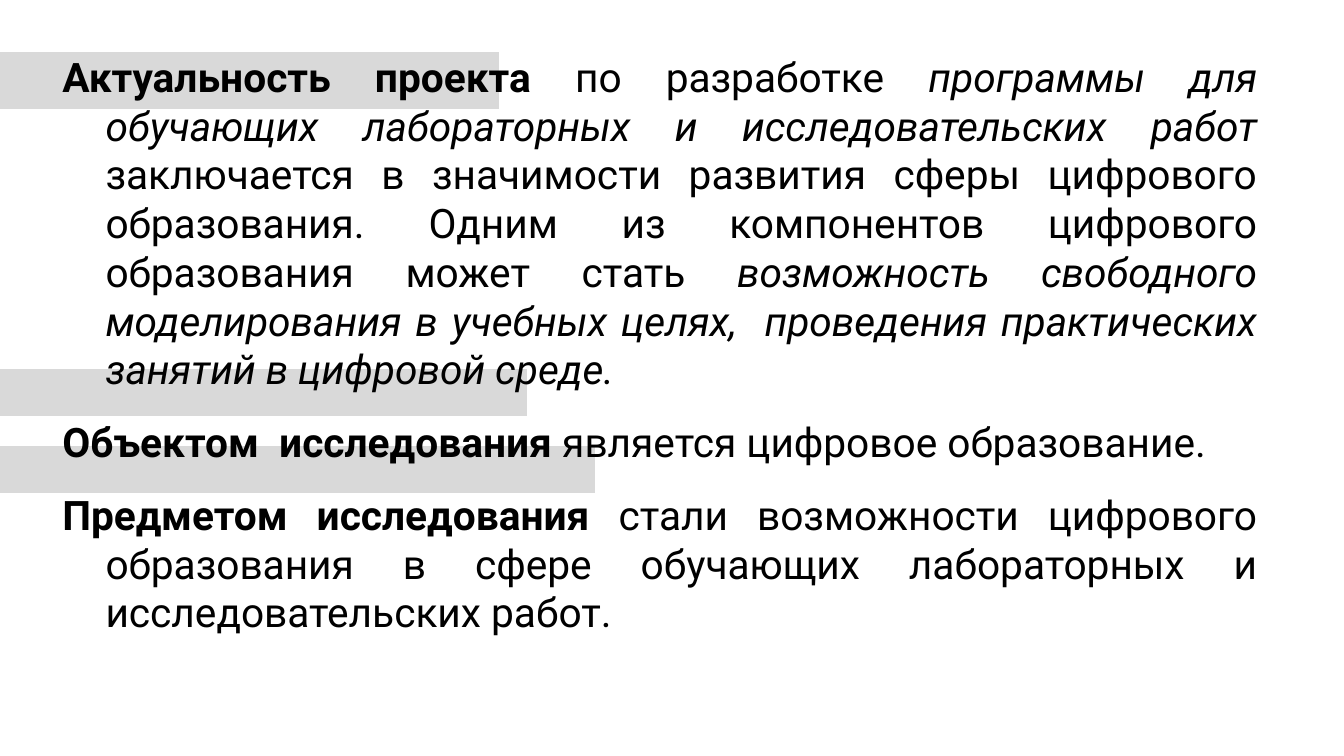
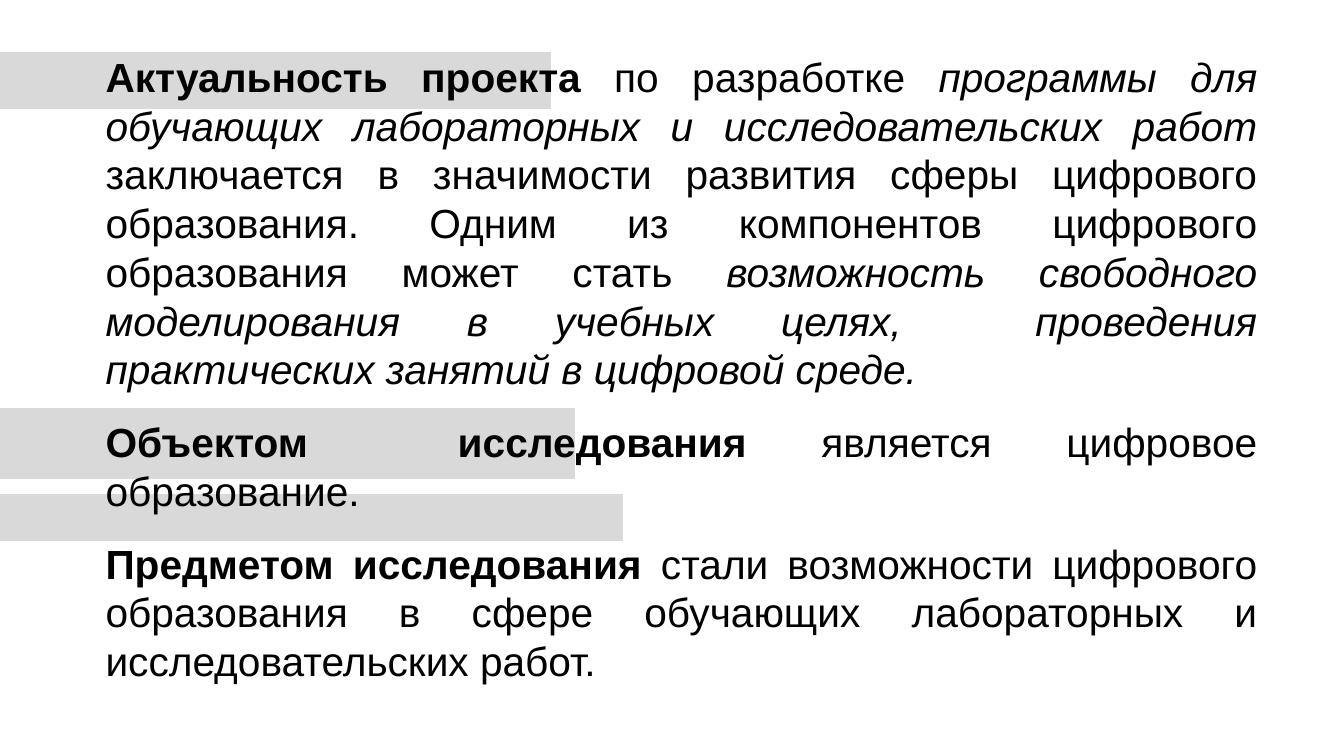
Before and after one commit to BendySonic/lampotory, a slide deck: slide 2 of documentation/22_01/Разработка виртуальной образовательной лаборатории.pptx. Drawn at 1344x756 pixels with LibreOffice and Linux fonts; fonts in the diff are those of the drawing. Boxes give left, top, right and bottom in pixels: in the first picture for what was removed or moved away, otherwise in the second. Text is boxed around its words. In the diff, an @@ line names an element or a change of style, - is before the commit and + after.

```diff
--- a/documentation/22_01/Разработка виртуальной образовательной лаборатории.pptx
+++ b/documentation/22_01/Разработка виртуальной образовательной лаборатории.pptx
@@ freeform shape: place and size @@
-freeform shape at bbox=[0, 51, 499, 109]
+freeform shape at bbox=[0, 51, 551, 109]
@@ text "Актуальность проекта по разработке программы ..." at bbox=[106, 62, 1257, 635]: font Roboto to Arial, highlight #000000 to none; indent changed @@
@@ freeform shape: place and size @@
-freeform shape at bbox=[0, 445, 595, 493]
+freeform shape at bbox=[0, 409, 576, 481]
@@ freeform shape: place and size @@
-freeform shape at bbox=[0, 368, 528, 416]
+freeform shape at bbox=[0, 494, 623, 542]
```
Also in this commit, not shown: 9 other slides changed, 2 other files.
